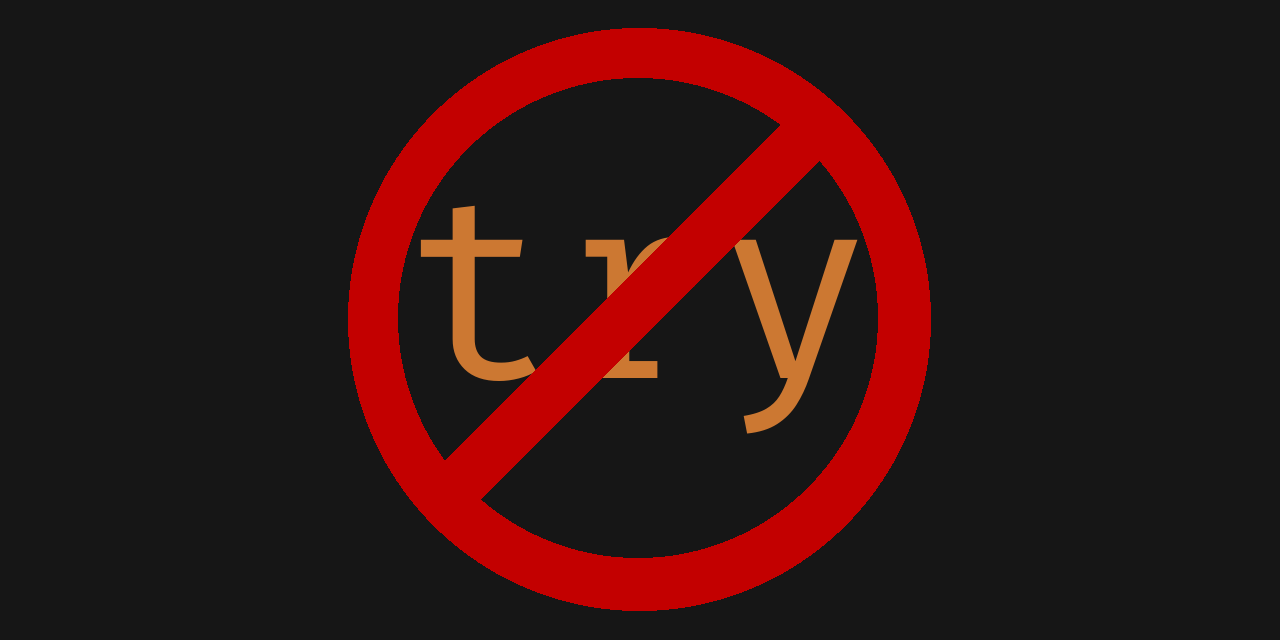
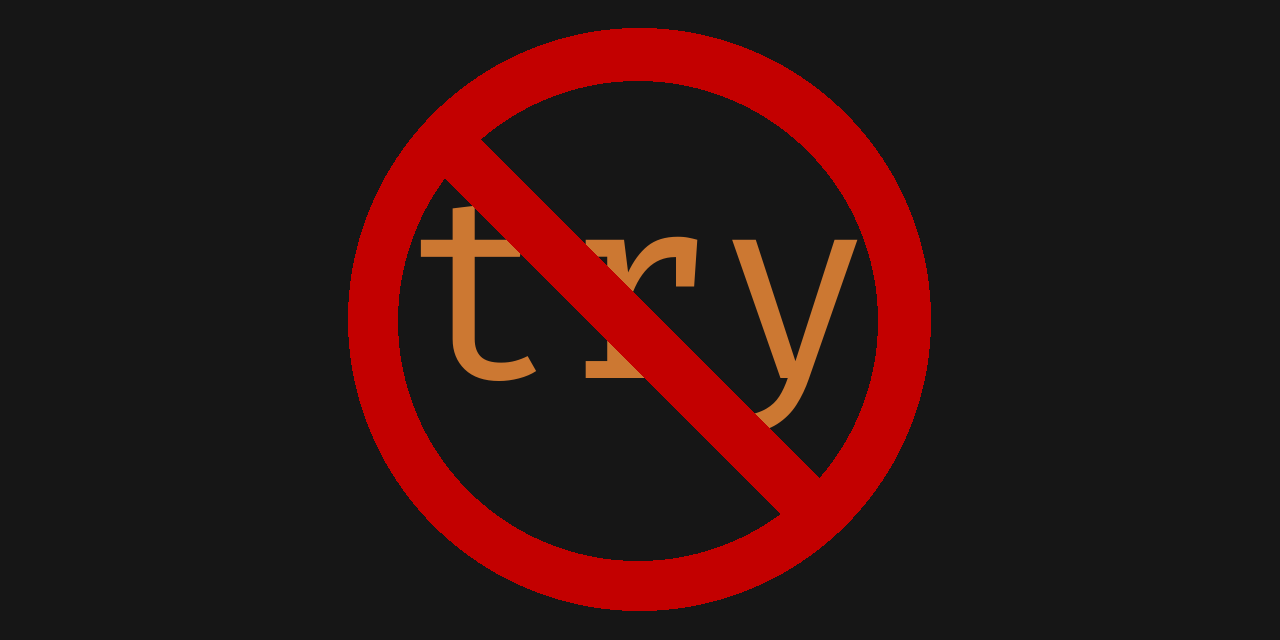
Layers edited between the first and the second 1280px x 640px image:
renamed "try copy" to "no", painted on it over [398, 78, 878, 561]
